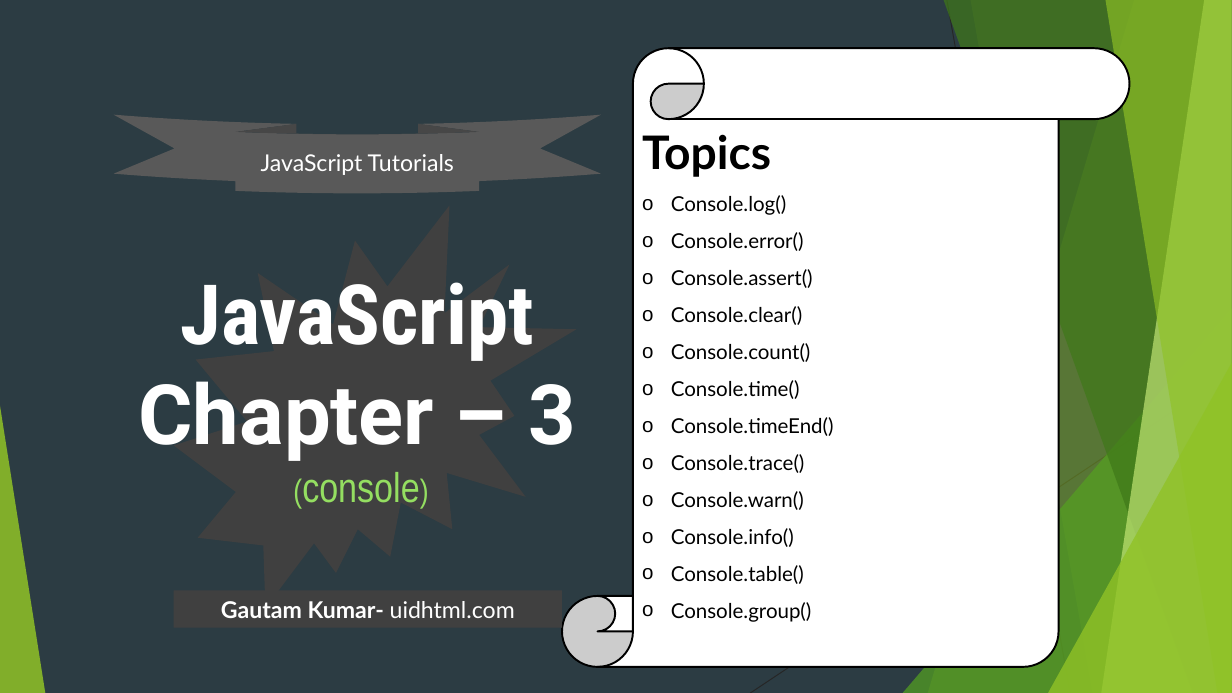
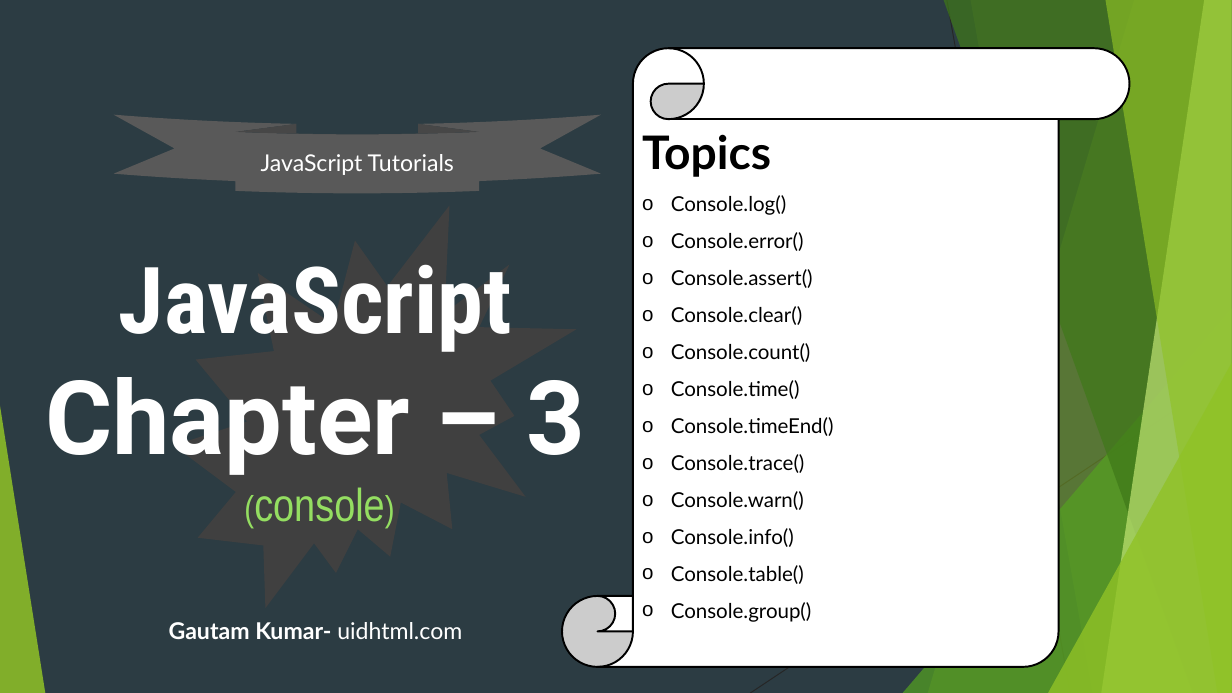
Before and after one commit to uidhtml/javascript-tutorials, a slide deck: slide 17 of Javascript Tutorials.pptx. Drawn at 1232x693 pixels with LibreOffice and Linux fonts; fonts in the diff are those of the drawing. Boxes give left, top, right and bottom in pixels: in the first picture for what was removed or moved away, otherwise in the second. Text is boxed around its words. In the diff, an @@ line names an element or a change of style, - is before the commit and + after.

```diff
--- a/Javascript Tutorials.pptx
+++ b/Javascript Tutorials.pptx
@@ title "JavaScript Chapter – 3 (console)": place and size @@
-title "JavaScript Chapter – 3 (console)" at [139,282,576,503]
+title "JavaScript Chapter – 3 (console)" at [45,264,585,522]
@@ title "JavaScript Chapter – 3 (console)" at [45,264,585,522]: size 64.8 to 72 pt in "JavaScript"; size 64.8 to 80 pt in "Chapter – 3"; size 25.2 to 28 pt, size 32.4 to 36 pt in "(console)" @@
@@ text "Gautam Kumar- uidhtml.com": place and size @@
-text "Gautam Kumar- uidhtml.com" at [174,591,562,628]
+text "Gautam Kumar- uidhtml.com" at [169,622,462,639]
@@ text "Gautam Kumar- uidhtml.com" at [169,622,462,639]: fill #404040 to none @@
```
Also in this commit, not shown: 2 other slides changed, 4 other files.
